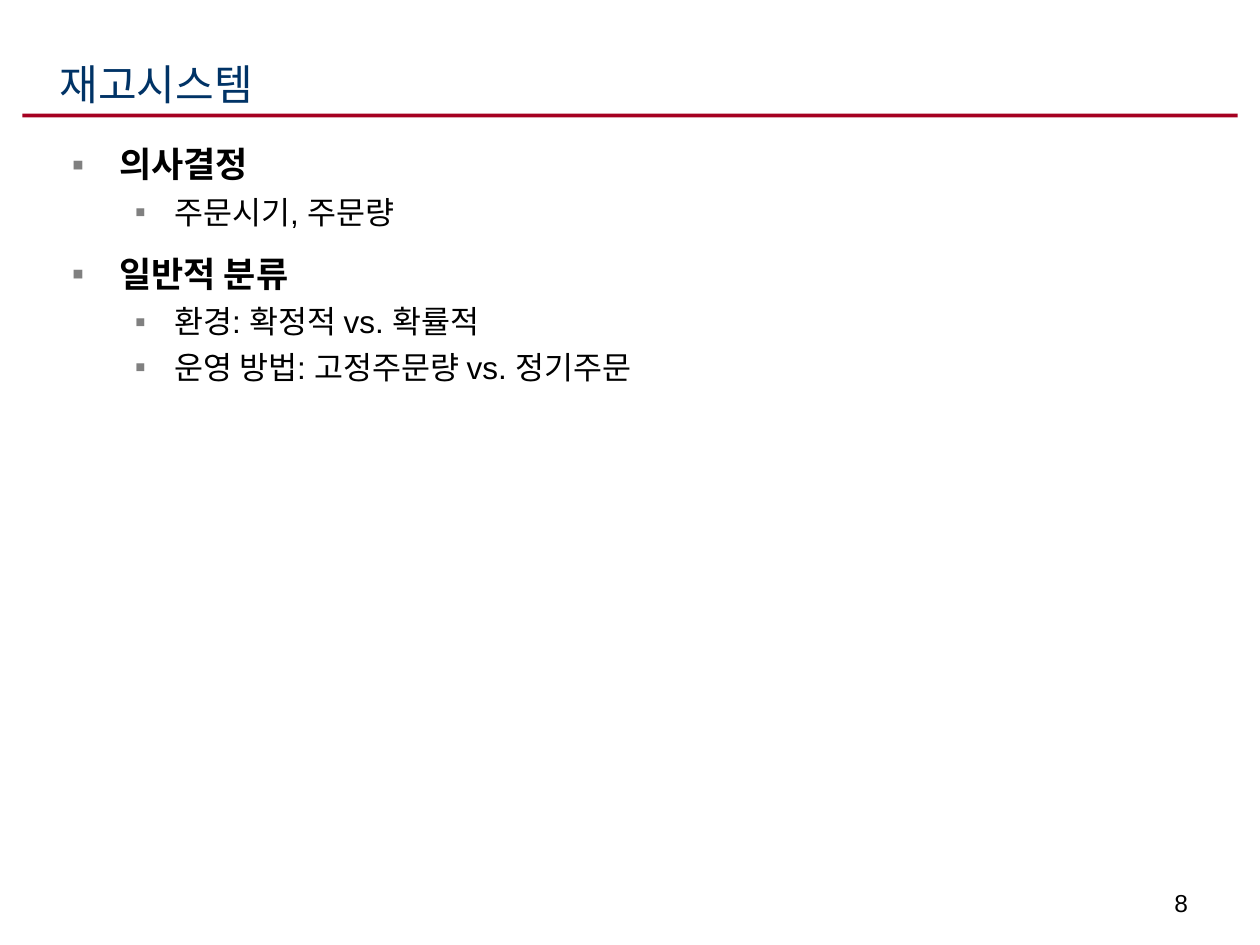
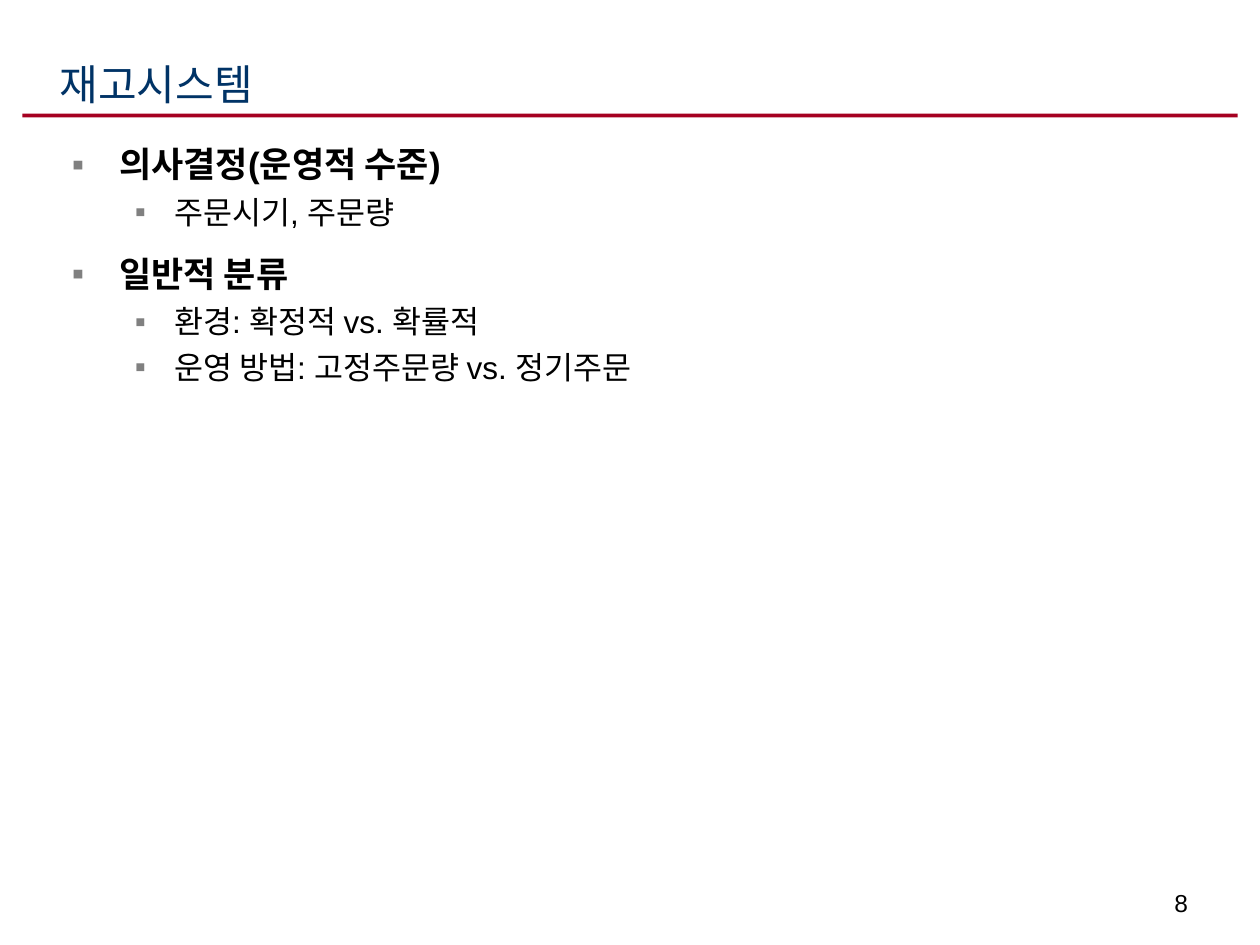
Before and after one commit to ikelab/courses, a slide deck: slide 8 of ppc2016/c12.ppt. Drawn at 1260x945 pixels with LibreOffice and Linux fonts; fonts in the diff are those of the drawing. Boxes give left, top, right and bottom in pixels: in the first picture for what was removed or moved away, otherwise in the second. Text is boxed around its words. In the diff, an @@ line names an element or a change of style, - is before the commit and + after.

```diff
--- a/ppc2016/c12.ppt
+++ b/ppc2016/c12.ppt
@@ text at (119, 147, 441, 185): text changed @@
-▪ 의사결정
+▪ 의사결정(운영적 수준)
```
Also in this commit, not shown: 11 other slides changed.
